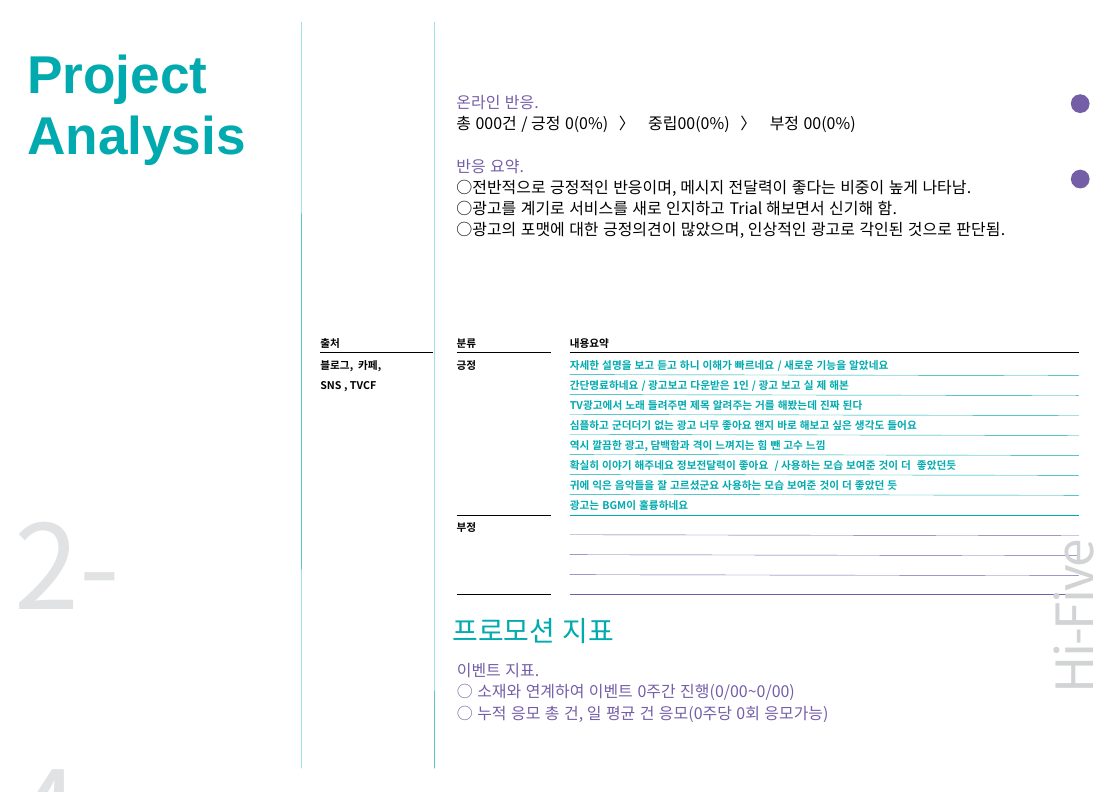
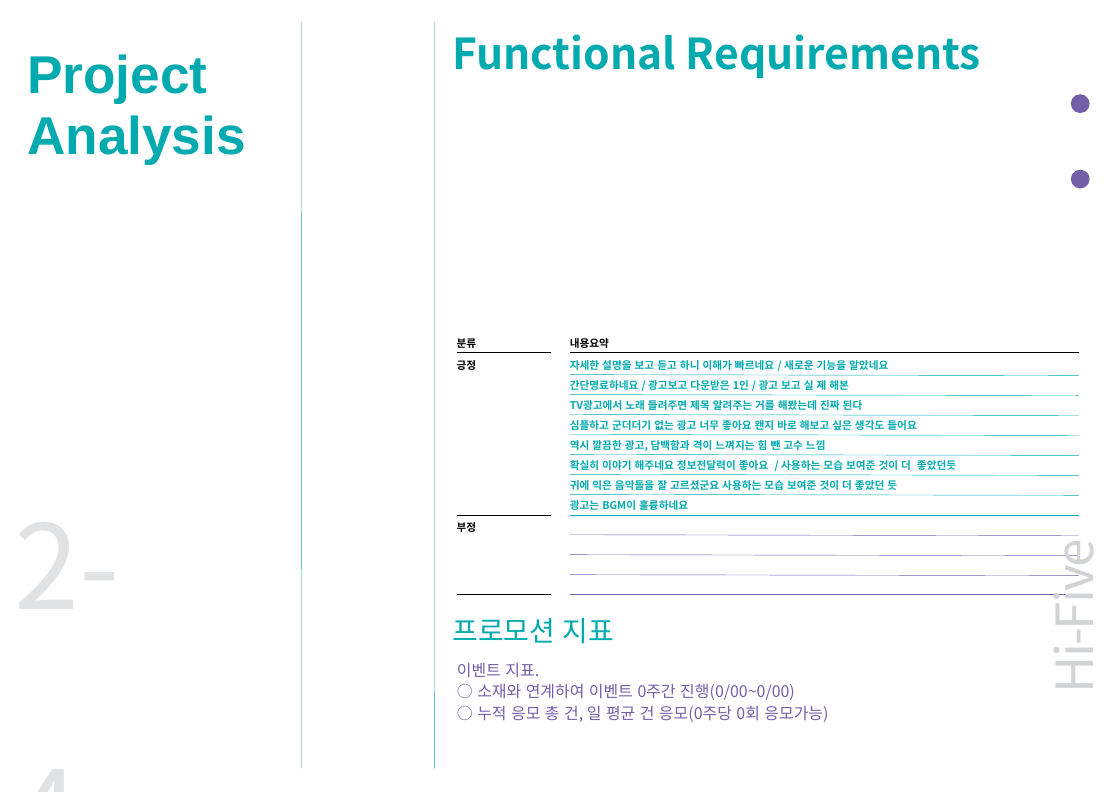
Before and after one commit to leehansol/ARProject, a slide deck: slide 10 of Documents/Final_v1.pptx. Drawn at 1120x792 pixels with LibreOffice and Linux fonts; fonts in the diff are those of the drawing. Boxes give left, top, right and bottom in pixels: in the first picture for what was removed or moved away, otherwise in the second. Text is boxed around its words. In the diff, an @@ line names an element or a change of style, - is before the commit and + after.

```diff
--- a/Documents/Final_v1.pptx
+++ b/Documents/Final_v1.pptx
@@ text added at (x1=452, y1=34, x2=981, y2=78), 32 pt, text #00AAAE, bold @@
+Functional Requirements
@@ text removed at (x1=456, y1=95, x2=1005, y2=238) @@
-온라인 반응.
-총 000건 / 긍정 0(0%) 〉 중립00(0%) 〉 부정 00(0%)
-반응 요약.
-○전반적으로 긍정적인 반응이며, 메시지 전달력이 좋다는 비중이 높게 나타남.
-○광고를 계기로 서비스를 새로 인지하고 Trial 해보면서 신기해 함.
-○광고의 포맷에 대한 긍정의견이 많았으며, 인상적인 광고로 각인된 것으로 판단됨.
@@ table removed at (x1=320, y1=353, x2=433, y2=635), 2 rows, 1 columns @@
-블로그, 카페, / SNS , TVCF
-
@@ text removed at (x1=320, y1=338, x2=340, y2=348) @@
-출처
```
Also in this commit, not shown: 6 other slides changed.
